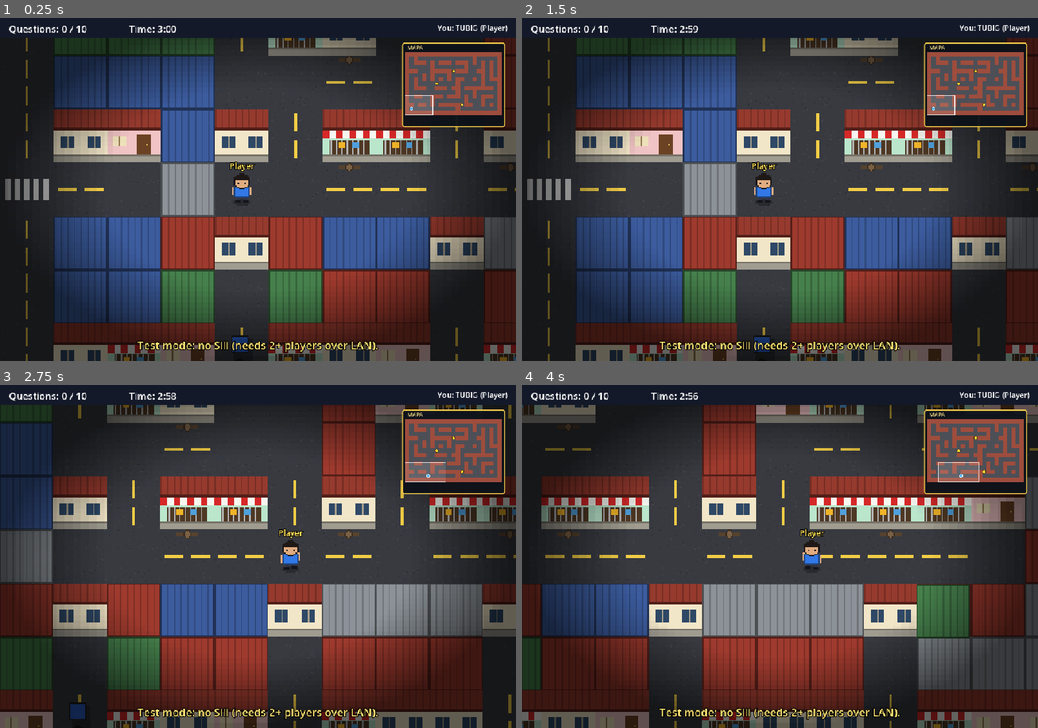
Above: before the commit, frames 1-4 (two rows, left to right).
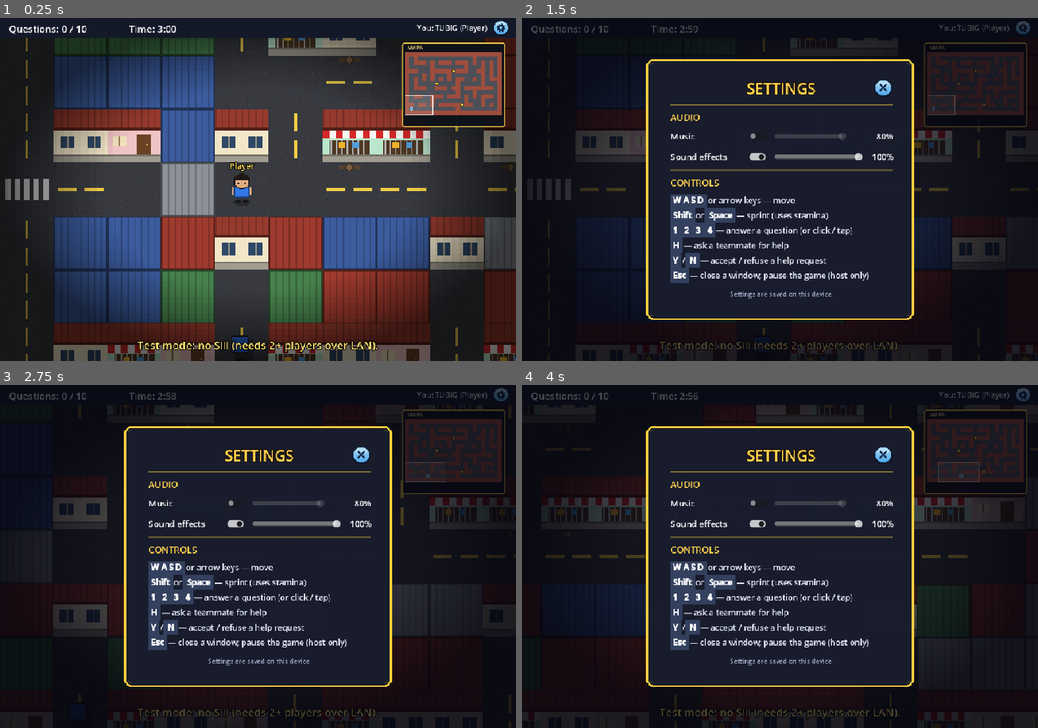
Above: after the commit, the same moments.

Repository: stfcrz11/CEREZO_SiliTubigClash_TaskAvenue
Game: Godot game, scene res://scenes/maze_game.tscn
Two runs of this game, one before a commit and one after it. Both use one fixed random seed, a clock stepped at 60 frames per second and the inputs below. This scene is started directly instead of the project's main scene. Sound files missing from this copy of the repository are replaced by a short silence.
Inputs (mouse positions are in pixels of both pictures, inside the frame that each line leads up to):
- Up to frame 1 (0.25 s): no input
- Up to frame 2 (1.5 s): click (1022, 28) at 0.52 s; click (759, 138) at 1.27 s
- Up to frame 3 (2.75 s): tap Enter at 2 s; move the mouse to (371, 539) at 2.02 s; hold D (move_right) from 2.03 s (still down); hold Shift (sprint) from 2.03 s (still down); click (371, 539) at 2.17 s; tap Space at 2.27 s
- Up to frame 4 (4 s): release D (move_right) at 2.75 s; release Shift (sprint) at 2.75 s; drag from (676, 573) to (754, 625) at 2.77 s; move the mouse to (831, 481) at 3.52 s; hold D (move_right) from 3.53 s (still down); hold Shift (sprint) from 3.53 s (still down); tap Y at 3.6 s; click (831, 481) at 3.67 s

The runs differ from the first frame. In frame 1, 0.3% of the frame differs, in the area x 80-99%, y 0-5%; in frame 2, 72%; in frame 3, 76%, in the area x 0-100%, y 0-100%; in frame 4, 74%.

Commit message:
Add audo and sfx with audio controls ettings

Diff:
--- a/autoloads/game_state.gd
+++ b/autoloads/game_state.gd
@@ -27,6 +27,7 @@
 	var cleaned := value.strip_edges()
 	player_name = cleaned if not cleaned.is_empty() else "Player"
 	var settings := ConfigFile.new()
+	settings.load(SETTINGS_PATH)   # keep the other saved settings (e.g. audio)
 	settings.set_value("player", "name", player_name)
 	settings.save(SETTINGS_PATH)
 
--- /dev/null
+++ b/autoloads/sound.gd
@@ -0,0 +1,182 @@
+extends Node
+## Global sound manager (autoload "Sound"). Plays the music and sound
+## effects in assets/audio/. To change a sound, replace the MP3 with one of
+## the same name, or point a name below to another file.
+##
+##   Sound.play("correct")        one-shot effect
+##   Sound.play_music("title")    looping music (title screen)
+##   Sound.start_loop("answering") / Sound.stop_loop()   looping effect
+##
+## Every button in the game plays "click" automatically.
+##
+## Volumes: music (title music + answering loop) and sound effects each go
+## through their own audio bus ("Music" / "SFX"), so the Settings window can
+## turn them off or down. The choice is saved in user://player_settings.cfg.
+
+const FILES := {
+	"title": "res://assets/audio/title_screen_music.mp3",
+	"click": "res://assets/audio/button_click.mp3",
+	"start": "res://assets/audio/game_start.mp3",
+	"answering": "res://assets/audio/question_answering_sfx.mp3",
+	"correct": "res://assets/audio/correct_sfx.mp3",
+	"wrong": "res://assets/audio/wrong_sfx.mp3",
+	"help": "res://assets/audio/ask_for_help_notif.mp3",
+	"sili_near": "res://assets/audio/sili_nearby_alert_sfx.mp3",
+	"game_over": "res://assets/audio/game_over.mp3",
+	"win": "res://assets/audio/win_sfx.mp3",
+	"lose": "res://assets/audio/lose_sfx.mp3",
+}
+
+@export var music_volume_db: float = -8.0    # title music
+@export var loop_volume_db: float = -10.0    # "answering" loop
+@export var sfx_volume_db: float = 0.0       # everything else
+
+const SETTINGS_PATH := "user://player_settings.cfg"
+
+# the player's settings (changed from the Settings window)
+var music_on: bool = true
+var sfx_on: bool = true
+var music_percent: int = 80
+var sfx_percent: int = 100
+
+var _streams: Dictionary = {}
+var _music: AudioStreamPlayer
+var _loop: AudioStreamPlayer
+var _sfx: Array[AudioStreamPlayer] = []   # a few players so effects can overlap
+
+
+func _ready() -> void:
+	process_mode = Node.PROCESS_MODE_ALWAYS
+	for key in FILES:
+		if ResourceLoader.exists(FILES[key]):
+			_streams[key] = load(FILES[key])
+	_make_bus("Music")
+	_make_bus("SFX")
+	_music = _new_player(music_volume_db, "Music")
+	_loop = _new_player(loop_volume_db, "Music")
+	for i in 6:
+		_sfx.append(_new_player(sfx_volume_db, "SFX"))
+	_load_settings()
+	_apply()
+	# every button, in every scene, clicks
+	get_tree().node_added.connect(_on_node_added)
+
+
+func _new_player(volume: float, bus: String) -> AudioStreamPlayer:
+	var p := AudioStreamPlayer.new()
+	p.volume_db = volume
+	p.bus = bus
+	add_child(p)
+	return p
+
+
+func _make_bus(bus_name: String) -> void:
+	if AudioServer.get_bus_index(bus_name) != -1:
+		return
+	AudioServer.add_bus()
+	var i := AudioServer.bus_count - 1
+	AudioServer.set_bus_name(i, bus_name)
+	AudioServer.set_bus_send(i, "Master")
+
+
+# ------------------------------------------------------------ settings
+func set_music(on: bool, percent: int) -> void:
+	music_on = on
+	music_percent = clampi(percent, 0, 100)
+	_apply()
+	_save_settings()
+
+
+func set_sfx(on: bool, percent: int) -> void:
+	sfx_on = on
+	sfx_percent = clampi(percent, 0, 100)
+	_apply()
+	_save_settings()
+
+
+func _apply() -> void:
+	_apply_bus("Music", music_on, music_percent)
+	_apply_bus("SFX", sfx_on, sfx_percent)
+
+
+func _apply_bus(bus_name: String, on: bool, percent: int) -> void:
+	var i := AudioServer.get_bus_index(bus_name)
+	AudioServer.set_bus_mute(i, not on or percent <= 0)
+	AudioServer.set_bus_volume_db(i, linear_to_db(max(percent, 1) / 100.0))
+
+
+func _load_settings() -> void:
+	var cfg := ConfigFile.new()
+	if cfg.load(SETTINGS_PATH) != OK:
+		return
+	music_on = cfg.get_value("audio", "music_on", music_on)
+	sfx_on = cfg.get_value("audio", "sfx_on", sfx_on)
+	music_percent = cfg.get_value("audio", "music_percent", music_percent)
+	sfx_percent = cfg.get_value("audio", "sfx_percent", sfx_percent)
+
+
+func _save_settings() -> void:
+	var cfg := ConfigFile.new()
+	cfg.load(SETTINGS_PATH)   # keep the other saved settings (e.g. the player name)
+	cfg.set_value("audio", "music_on", music_on)
+	cfg.set_value("audio", "sfx_on", sfx_on)
+	cfg.set_value("audio", "music_percent", music_percent)
+	cfg.set_value("audio", "sfx_percent", sfx_percent)
+	cfg.save(SETTINGS_PATH)
+
+
+func _on_node_added(node: Node) -> void:
+	if node is BaseButton and not node.pressed.is_connected(_click):
+		node.pressed.connect(_click)
+
+
+func _click() -> void:
+	play("click")
+
+
+## One-shot sound effect. Returns its length in seconds (0 if missing).
+func play(key: String) -> float:
+	var stream: AudioStream = _streams.get(key)
+	if stream == null:
+		return 0.0
+	var player: AudioStreamPlayer = _sfx[0]
+	for p in _sfx:
+		if not p.playing:
+			player = p
+			break
+	player.stream = stream
+	player.play()
+	return stream.get_length()
+
+
+## Looping background music; does nothing if that track is already playing.
+func play_music(key: String) -> void:
+	var stream: AudioStream = _streams.get(key)
+	if stream == null or (_music.playing and _music.stream == stream):
+		return
+	_set_loop(stream)
+	_music.stream = stream
+	_music.play()
+
+
+func stop_music() -> void:
+	_music.stop()
+
+
+## Looping sound effect (e.g. while answering a question).
+func start_loop(key: String) -> void:
+	var stream: AudioStream = _streams.get(key)
+	if stream == null or (_loop.playing and _loop.stream == stream):
+		return
+	_set_loop(stream)
+	_loop.stream = stream
+	_loop.play()
+
+
+func stop_loop() -> void:
+	_loop.stop()
+
+
+func _set_loop(stream: AudioStream) -> void:
+	if "loop" in stream:
+		stream.loop = true
--- a/project.godot
+++ b/project.godot
@@ -22,6 +22,7 @@
 
 GameState="*res://autoloads/game_state.gd"
 Network="*res://autoloads/network.gd"
+Sound="*res://autoloads/sound.gd"
 
 [display]
 
--- a/scenes/maze_game.gd
+++ b/scenes/maze_game.gd
@@ -72,6 +72,8 @@
 var questions_asked: int = 0
 var time_left: float = 0.0
 var message_time: float = 0.0
+var _last_warn_level: int = 0        # for the "Sili nearby" sound
+var _last_warn_sound: int = -100000
 var local_player: Node2D             # the camera follows only this device's player
 var questions: Dictionary = {}       # open questions (every device): qid -> info
 var my_question: int = -1            # the question THIS device is answering (-1 = none)
@@ -92,6 +94,7 @@
 
 func _ready() -> void:
 	randomize()
+	Sound.stop_music()
 	# The HUD is hidden in the editor so it doesn't cover the map while you
 	# edit (click the eye next to "HUD" to see it); the game shows it here.
 	$HUD.visible = true
@@ -101,6 +104,7 @@
 	GameState.round_state = GameState.RoundState.READY
 	quiz_panel.choice_made.connect(_on_local_choice)
 	quiz_panel.help_requested.connect(_on_help_pressed)
+	$HUD/TopBar/SettingsButton.pressed.connect(func(): $HUD/SettingsPanel.open())
 	help_alert.answered.connect(_on_help_answer)
 	play_again_button.pressed.connect(_on_play_again)
 	menu_button.pressed.connect(_on_leave)
@@ -276,6 +280,7 @@
 
 @rpc("authority", "call_local", "reliable")
 func _start_round(seconds: float) -> void:
+	Sound.play("start")
 	time_left = seconds
 	correct_answers = 0
 	GameState.round_state = GameState.RoundState.PLAYING
@@ -439,6 +444,7 @@
 		quiz_panel.show_result(position, correct)
 		quiz_panel.close()
 		my_question = -1
+		Sound.play("correct" if correct else "wrong")
 	if q["full_stop"]:
 		answering_notice.close()
 	if mine:
@@ -573,6 +579,8 @@
 		if q.is_empty() or q["picker"] != q["asker"] or not me or me.frozen or me.answering:
 			_help_queue.pop_front()
 			continue
+		if not help_alert.visible or _help_showing != qid:
+			Sound.play("help")
 		_help_showing = qid
 		help_alert.open(Network.player_name_of(q["asker"]))
 		return
@@ -793,6 +801,11 @@
 			my_level = level
 	var pulse := 0.5 + 0.5 * sin(Time.get_ticks_msec() / 90.0)
 	var me = player_by_id.get(multiplayer.get_unique_id())
+	# warning sound when the danger level goes up (at most every 3 s)
+	if me and me.is_tubig() and my_level > _last_warn_level and Time.get_ticks_msec() - _last_warn_sound > 3000:
+		Sound.play("sili_near")
+		_last_warn_sound = Time.get_ticks_msec()
+	_last_warn_level = my_level
 	if me and not me.is_tubig():
 		warning_label.text = ""        # Silis don't get the warning
 		warning_glow.modulate.a = 0.0
@@ -879,6 +892,11 @@
 	if me:
 		verdict = "You win!" if me.is_tubig() == team_won else "You lose!"
 	$HUD/EndPanel/Margin/VBox/StatsLabel.text = verdict + "\n" + stats
+	# "game over" for everyone, then win or lose for this player
+	var over_len := Sound.play("game_over")
+	if me:
+		var result_sound := "win" if me.is_tubig() == team_won else "lose"
+		get_tree().create_timer(over_len).timeout.connect(func(): Sound.play(result_sound))
 	if not results.is_empty():
 		Leaderboard.record(results)   # saved on this device; shown on the title screen
 		for r in results:
--- a/scenes/maze_game.tscn
+++ b/scenes/maze_game.tscn
@@ -7,6 +7,9 @@
 [ext_resource type="PackedScene" path="res://scenes/answer_popup.tscn" id="5"]
 [ext_resource type="PackedScene" path="res://scenes/help_alert.tscn" id="6"]
 [ext_resource type="PackedScene" path="res://scenes/answering_notice.tscn" id="7"]
+[ext_resource type="Script" path="res://scenes/png_button.gd" id="8"]
+[ext_resource type="Texture2D" path="res://assets/ui/button_settings.png" id="9"]
+[ext_resource type="PackedScene" path="res://scenes/settings_panel.tscn" id="10"]
 
 [sub_resource type="StyleBoxFlat" id="StyleBox_e"]
 bg_color = Color(0.1, 0.12, 0.18, 0.97)
@@ -83,14 +86,31 @@
 anchors_preset = 1
 anchor_left = 1.0
 anchor_right = 1.0
-offset_left = -276.0
+offset_left = -316.0
 offset_top = 9.0
-offset_right = -16.0
+offset_right = -54.0
 offset_bottom = 33.0
 grow_horizontal = 0
 theme_override_font_sizes/font_size = 14
 text = "1 Player"
 horizontal_alignment = 2
+
+[node name="SettingsButton" type="TextureButton" parent="HUD/TopBar"]
+layout_mode = 1
+anchors_preset = 1
+anchor_left = 1.0
+anchor_right = 1.0
+offset_left = -44.0
+offset_top = 3.0
+offset_right = -12.0
+offset_bottom = 35.0
+grow_horizontal = 0
+focus_mode = 0
+tooltip_text = "Settings"
+texture_normal = ExtResource("9")
+ignore_texture_size = true
+stretch_mode = 5
+script = ExtResource("8")
 
 [node name="WarningLabel" type="Label" parent="HUD" unique_id=591897249]
 anchors_preset = 5
@@ -264,4 +284,7 @@
 layout_mode = 2
 text = "Main Menu"
 
+[node name="SettingsPanel" parent="HUD" instance=ExtResource("10")]
+visible = false
+
 [node name="AnimationPlayer" type="AnimationPlayer" parent="." unique_id=673616158]
--- a/scenes/quiz_panel.gd
+++ b/scenes/quiz_panel.gd
@@ -58,6 +58,8 @@
 	time_left = answer_time
 	waiting = true
 	visible = answerer_is_me
+	if answerer_is_me:
+		Sound.start_loop("answering")   # plays while you answer
 
 
 func _process(delta: float) -> void:
@@ -144,3 +146,4 @@
 func close() -> void:
 	waiting = false
 	visible = false
+	Sound.stop_loop()
--- /dev/null
+++ b/scenes/settings_panel.gd
@@ -0,0 +1,67 @@
+extends Control
+## SETTINGS window, opened by the gear button (title screen and in game).
+## Music / Sound effects: on-off switch + volume slider (saved on this
+## device by the Sound autoload). CONTROLS: the list of keys.
+## Close with the X, Esc, or a click outside. It does NOT pause a LAN game.
+## To customize: open scenes/settings_panel.tscn and click any node.
+
+@onready var music_on: CheckButton = $Center/Panel/Margin/VBox/MusicRow/On
+@onready var music_slider: HSlider = $Center/Panel/Margin/VBox/MusicRow/Slider
+@onready var music_value: Label = $Center/Panel/Margin/VBox/MusicRow/Value
+@onready var sfx_on: CheckButton = $Center/Panel/Margin/VBox/SfxRow/On
+@onready var sfx_slider: HSlider = $Center/Panel/Margin/VBox/SfxRow/Slider
+@onready var sfx_value: Label = $Center/Panel/Margin/VBox/SfxRow/Value
+
+
+func _ready() -> void:
+	visible = false
+	$Center/Panel/Margin/VBox/Header/CloseButton.pressed.connect(close)
+	$Dim.gui_input.connect(_on_dim_input)
+	music_on.toggled.connect(func(_on): _music_changed())
+	music_slider.value_changed.connect(func(_v): _music_changed())
+	sfx_on.toggled.connect(func(_on): _sfx_changed())
+	sfx_slider.value_changed.connect(func(_v): _sfx_changed())
+
+
+func open() -> void:
+	# show the saved values (set_*_no_signal so this doesn't save again)
+	music_on.set_pressed_no_signal(Sound.music_on)
+	music_slider.set_value_no_signal(Sound.music_percent)
+	sfx_on.set_pressed_no_signal(Sound.sfx_on)
+	sfx_slider.set_value_no_signal(Sound.sfx_percent)
+	_update_labels()
+	visible = true
+
+
+func close() -> void:
+	visible = false
+
+
+func _music_changed() -> void:
+	Sound.set_music(music_on.button_pressed, int(music_slider.value))
+	_update_labels()
+
+
+func _sfx_changed() -> void:
+	Sound.set_sfx(sfx_on.button_pressed, int(sfx_slider.value))
+	_update_labels()
+
+
+func _update_labels() -> void:
+	music_value.text = "%d%%" % music_slider.value
+	sfx_value.text = "%d%%" % sfx_slider.value
+	music_slider.editable = music_on.button_pressed
+	sfx_slider.editable = sfx_on.button_pressed
+	music_slider.modulate.a = 1.0 if music_on.button_pressed else 0.4
+	sfx_slider.modulate.a = 1.0 if sfx_on.button_pressed else 0.4
+
+
+func _on_dim_input(event: InputEvent) -> void:
+	if event is InputEventMouseButton and event.pressed:
+		close()   # a click outside the window closes it
+
+
+func _unhandled_input(event: InputEvent) -> void:
+	if visible and event.is_action_pressed("ui_cancel"):
+		close()
+		get_viewport().set_input_as_handled()   # so Esc doesn't also pause the game
--- /dev/null
+++ b/scenes/settings_panel.tscn
@@ -0,0 +1,193 @@
+[gd_scene load_steps=6 format=3]
+
+[ext_resource type="Script" path="res://scenes/settings_panel.gd" id="1"]
+[ext_resource type="Texture2D" path="res://assets/ui/panel.png" id="2"]
+[ext_resource type="Script" path="res://scenes/png_button.gd" id="3"]
+[ext_resource type="Texture2D" path="res://assets/ui/button_close.png" id="4"]
+
+[sub_resource type="StyleBoxTexture" id="Frame"]
+texture = ExtResource("2")
+texture_margin_left = 20.0
+texture_margin_top = 20.0
+texture_margin_right = 20.0
+texture_margin_bottom = 20.0
+
+[node name="SettingsPanel" type="Control"]
+layout_mode = 3
+anchors_preset = 15
+anchor_right = 1.0
+anchor_bottom = 1.0
+grow_horizontal = 2
+grow_vertical = 2
+script = ExtResource("1")
+
+[node name="Dim" type="ColorRect" parent="."]
+layout_mode = 1
+anchors_preset = 15
+anchor_right = 1.0
+anchor_bottom = 1.0
+grow_horizontal = 2
+grow_vertical = 2
+color = Color(0.02, 0.02, 0.06, 0.72)
+
+[node name="Center" type="CenterContainer" parent="."]
+layout_mode = 1
+anchors_preset = 15
+anchor_right = 1.0
+anchor_bottom = 1.0
+grow_horizontal = 2
+grow_vertical = 2
+mouse_filter = 2
+
+[node name="Panel" type="PanelContainer" parent="Center"]
+custom_minimum_size = Vector2(500, 0)
+layout_mode = 2
+theme_override_styles/panel = SubResource("Frame")
+
+[node name="Margin" type="MarginContainer" parent="Center/Panel"]
+layout_mode = 2
+theme_override_constants/margin_left = 26
+theme_override_constants/margin_top = 16
+theme_override_constants/margin_right = 20
+theme_override_constants/margin_bottom = 20
+
+[node name="VBox" type="VBoxContainer" parent="Center/Panel/Margin"]
+layout_mode = 2
+theme_override_constants/separation = 10
+
+[node name="Header" type="HBoxContainer" parent="Center/Panel/Margin/VBox"]
+layout_mode = 2
+
+[node name="Spacer" type="Control" parent="Center/Panel/Margin/VBox/Header"]
+custom_minimum_size = Vector2(36, 0)
+layout_mode = 2
+mouse_filter = 2
+
+[node name="Title" type="Label" parent="Center/Panel/Margin/VBox/Header"]
+layout_mode = 2
+size_flags_horizontal = 3
+theme_override_colors/font_color = Color(1, 0.82, 0.3, 1)
+theme_override_colors/font_outline_color = Color(0.1, 0.06, 0.02, 1)
+theme_override_constants/outline_size = 7
+theme_override_font_sizes/font_size = 28
+text = "SETTINGS"
+horizontal_alignment = 1
+
+[node name="CloseButton" type="TextureButton" parent="Center/Panel/Margin/VBox/Header"]
+custom_minimum_size = Vector2(36, 36)
+layout_mode = 2
+size_flags_vertical = 4
+tooltip_text = "Close (Esc)"
+texture_normal = ExtResource("4")
+ignore_texture_size = true
+stretch_mode = 5
+script = ExtResource("3")
+
+[node name="Divider" type="ColorRect" parent="Center/Panel/Margin/VBox"]
+custom_minimum_size = Vector2(0, 2)
+layout_mode = 2
+color = Color(1, 0.82, 0.3, 0.5)
+
+[node name="AudioTitle" type="Label" parent="Center/Panel/Margin/VBox"]
+layout_mode = 2
+theme_override_colors/font_color = Color(1, 0.82, 0.3, 1)
+theme_override_font_sizes/font_size = 17
+text = "AUDIO"
+
+[node name="MusicRow" type="HBoxContainer" parent="Center/Panel/Margin/VBox"]
+layout_mode = 2
+theme_override_constants/separation = 10
+
+[node name="Label" type="Label" parent="Center/Panel/Margin/VBox/MusicRow"]
+custom_minimum_size = Vector2(130, 0)
+layout_mode = 2
+theme_override_font_sizes/font_size = 16
+text = "Music"
+
+[node name="On" type="CheckButton" parent="Center/Panel/Margin/VBox/MusicRow"]
+layout_mode = 2
+focus_mode = 0
+button_pressed = true
+
+[node name="Slider" type="HSlider" parent="Center/Panel/Margin/VBox/MusicRow"]
+custom_minimum_size = Vector2(0, 28)
+layout_mode = 2
+size_flags_horizontal = 3
+size_flags_vertical = 4
+focus_mode = 0
+step = 5.0
+value = 80.0
+
+[node name="Value" type="Label" parent="Center/Panel/Margin/VBox/MusicRow"]
+custom_minimum_size = Vector2(46, 0)
+layout_mode = 2
+theme_override_font_sizes/font_size = 15
+text = "80%"
+horizontal_alignment = 2
+
+[node name="SfxRow" type="HBoxContainer" parent="Center/Panel/Margin/VBox"]
+layout_mode = 2
+theme_override_constants/separation = 10
+
+[node name="Label" type="Label" parent="Center/Panel/Margin/VBox/SfxRow"]
+custom_minimum_size = Vector2(130, 0)
+layout_mode = 2
+theme_override_font_sizes/font_size = 16
+text = "Sound effects"
+
+[node name="On" type="CheckButton" parent="Center/Panel/Margin/VBox/SfxRow"]
+layout_mode = 2
+focus_mode = 0
+button_pressed = true
+
+[node name="Slider" type="HSlider" parent="Center/Panel/Margin/VBox/SfxRow"]
+custom_minimum_size = Vector2(0, 28)
+layout_mode = 2
+size_flags_horizontal = 3
+size_flags_vertical = 4
+focus_mode = 0
+step = 5.0
+value = 100.0
+
+[node name="Value" type="Label" parent="Center/Panel/Margin/VBox/SfxRow"]
+custom_minimum_size = Vector2(46, 0)
+layout_mode = 2
+theme_override_font_sizes/font_size = 15
+text = "100%"
+horizontal_alignment = 2
+
+[node name="Divider2" type="ColorRect" parent="Center/Panel/Margin/VBox"]
+custom_minimum_size = Vector2(0, 2)
+layout_mode = 2
+color = Color(1, 0.82, 0.3, 0.3)
+
+[node name="ControlsTitle" type="Label" parent="Center/Panel/Margin/VBox"]
+layout_mode = 2
+theme_override_colors/font_color = Color(1, 0.82, 0.3, 1)
+theme_override_font_sizes/font_size = 17
+text = "CONTROLS"
+
+[node name="Controls" type="RichTextLabel" parent="Center/Panel/Margin/VBox"]
+layout_mode = 2
+mouse_filter = 2
+theme_override_colors/default_color = Color(0.92, 0.94, 0.98, 1)
+theme_override_constants/line_separation = 6
+theme_override_font_sizes/normal_font_size = 15
+theme_override_font_sizes/bold_font_size = 15
+bbcode_enabled = true
+text = "[bgcolor=#33405e][color=#ffffff][b] W A S D [/b][/color][/bgcolor] or arrow keys — move
+[bgcolor=#33405e][color=#ffffff][b] Shift [/b][/color][/bgcolor] or [bgcolor=#33405e][color=#ffffff][b] Space [/b][/color][/bgcolor] — sprint (uses stamina)
+[bgcolor=#33405e][color=#ffffff][b] 1 [/b][/color][/bgcolor] [bgcolor=#33405e][color=#ffffff][b] 2 [/b][/color][/bgcolor] [bgcolor=#33405e][color=#ffffff][b] 3 [/b][/color][/bgcolor] [bgcolor=#33405e][color=#ffffff][b] 4 [/b][/color][/bgcolor] — answer a question (or click / tap)
+[bgcolor=#33405e][color=#ffffff][b] H [/b][/color][/bgcolor] — ask a teammate for help
+[bgcolor=#33405e][color=#ffffff][b] Y [/b][/color][/bgcolor] / [bgcolor=#33405e][color=#ffffff][b] N [/b][/color][/bgcolor] — accept / refuse a help request
+[bgcolor=#33405e][color=#ffffff][b] Esc [/b][/color][/bgcolor] — close a window; pause the game (host only)"
+fit_content = true
+scroll_active = false
+autowrap_mode = 3
+
+[node name="Saved" type="Label" parent="Center/Panel/Margin/VBox"]
+layout_mode = 2
+theme_override_colors/font_color = Color(0.62, 0.66, 0.76, 1)
+theme_override_font_sizes/font_size = 12
+text = "Settings are saved on this device."
+horizontal_alignment = 1
--- a/scenes/title_screen.gd
+++ b/scenes/title_screen.gd
@@ -26,8 +26,10 @@
 	$Menu/LeaderboardButton.pressed.connect(_show_leaderboard.bind(true))
 	$Leaderboard/Margin/VBox/Header/CloseButton.pressed.connect(_show_leaderboard.bind(false))
 	$LeaderboardDim.gui_input.connect(_on_leaderboard_dim_input)
+	$SettingsButton.pressed.connect(func(): $SettingsPanel.open())
 	_show_how_to(false)
 	_show_leaderboard(false)
+	Sound.play_music("title")   # keeps playing if it already is
 	get_tree().paused = false
 	# show why we came back here (e.g. the host left)
 	$Menu/ErrorLabel.text = Network.last_error
--- a/scenes/title_screen.tscn
+++ b/scenes/title_screen.tscn
@@ -12,6 +12,8 @@
 [ext_resource type="PackedScene" uid="uid://tk5fhd8ueg8u" path="res://scenes/host_modal.tscn" id="10"]
 [ext_resource type="Texture2D" uid="uid://dp4ok37vv8kft" path="res://assets/ui/panel.png" id="11"]
 [ext_resource type="PackedScene" path="res://scenes/join_modal.tscn" id="12"]
+[ext_resource type="Texture2D" path="res://assets/ui/button_settings.png" id="15"]
+[ext_resource type="PackedScene" path="res://scenes/settings_panel.tscn" id="16"]
 [ext_resource type="Texture2D" uid="uid://c7lwyndg65j35" path="res://assets/ui/button_leaderboard.png" id="13"]
 [ext_resource type="Texture2D" uid="uid://cxmowardm3p68" path="res://assets/ui/button_close.png" id="14"]
 
@@ -335,6 +337,23 @@
 Play a LAN round to get ranked!"
 horizontal_alignment = 1
 
+[node name="SettingsButton" type="TextureButton" parent="."]
+layout_mode = 1
+anchors_preset = 1
+anchor_left = 1.0
+anchor_right = 1.0
+offset_left = -66.0
+offset_top = 14.0
+offset_right = -14.0
+offset_bottom = 66.0
+grow_horizontal = 0
+focus_mode = 0
+tooltip_text = "Settings"
+texture_normal = ExtResource("15")
+ignore_texture_size = true
+stretch_mode = 5
+script = ExtResource("3")
+
 [node name="HowToDim" type="ColorRect" parent="." unique_id=513728111]
 visible = false
 layout_mode = 1
@@ -458,3 +477,7 @@
 [node name="JoinModal" parent="." unique_id=1823260444 instance=ExtResource("12")]
 visible = false
 layout_mode = 1
+
+[node name="SettingsPanel" parent="." instance=ExtResource("16")]
+visible = false
+layout_mode = 1
Not shown, added: assets/audio/ask_for_help_notif.mp3.import
Not shown, added: assets/audio/button_click.mp3.import
Not shown, added: assets/audio/correct_sfx.mp3.import
Not shown, added: assets/audio/game_over.mp3.import
Not shown, added: assets/audio/game_start.mp3.import
Not shown, added: assets/audio/lose_sfx.mp3.import
Not shown, added: assets/audio/question_answering_sfx.mp3.import
Not shown, added: assets/audio/sili_nearby_alert_sfx.mp3.import
Not shown, added: assets/audio/title_screen_music.mp3.import
Not shown, added: assets/audio/win_sfx.mp3.import
Not shown, added: assets/audio/wrong_sfx.mp3.import
Binary file added: assets/ui/button_settings.png
(and 15 more such lines)
